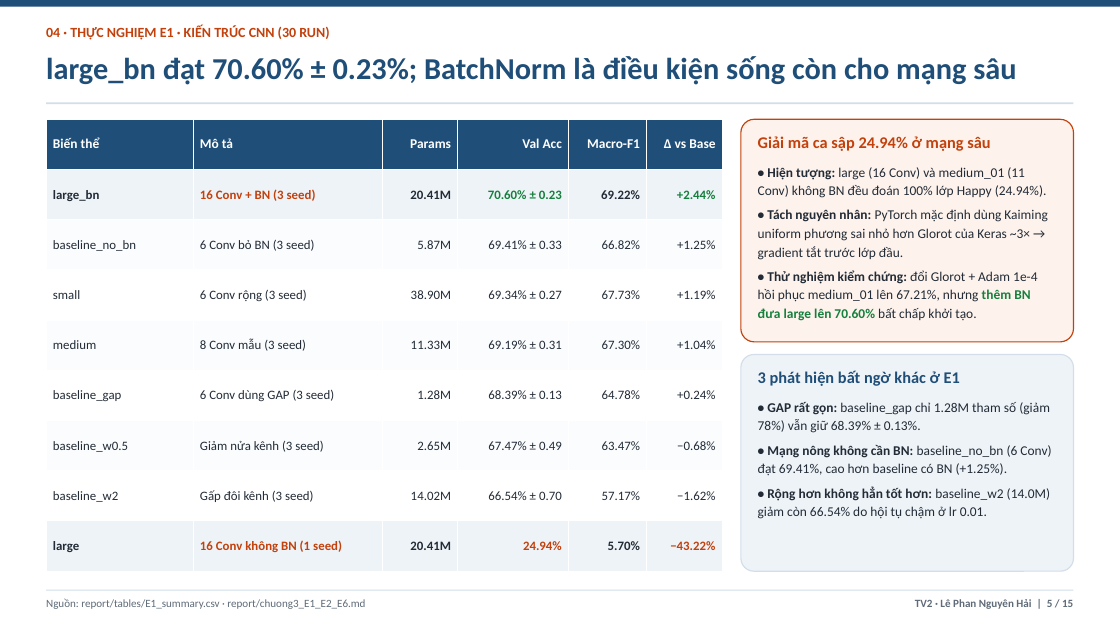
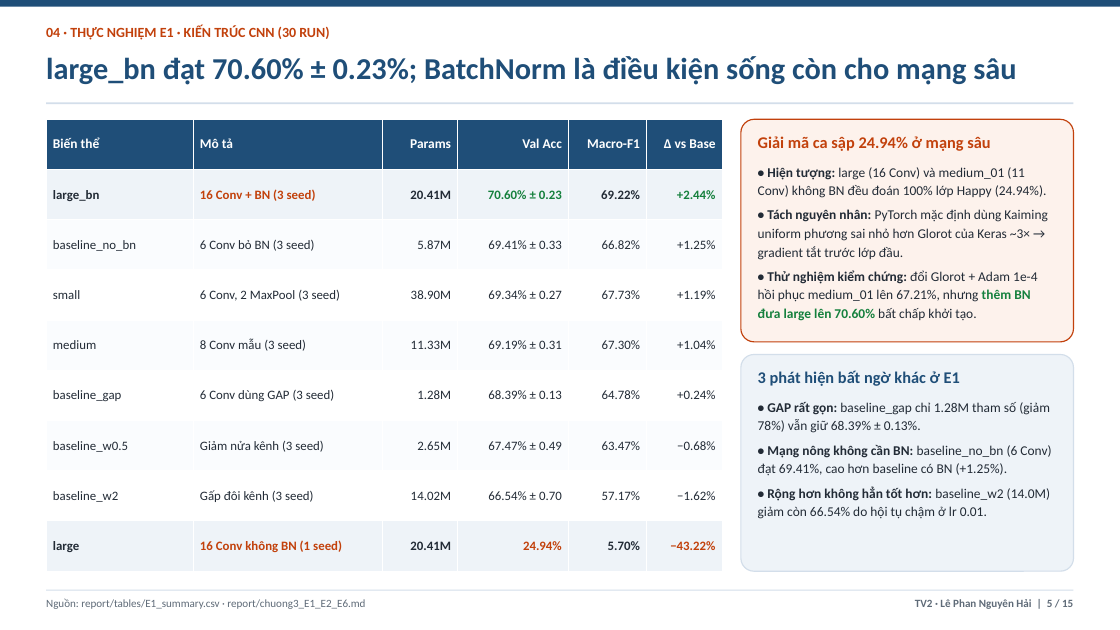
Before and after one commit to lpnHai2005/DeepLearning_Group, a slide deck: slide 5 of BTL02/report/Slide_BTL02.pptx. Drawn at 1120x630 pixels with LibreOffice and Linux fonts; fonts in the diff are those of the drawing. Boxes give left, top, right and bottom in pixels: in the first picture for what was removed or moved away, otherwise in the second. Text is boxed around its words. In the diff, an @@ line names an element or a change of style, - is before the commit and + after.

```diff
--- a/BTL02/report/Slide_BTL02.pptx
+++ b/BTL02/report/Slide_BTL02.pptx
@@ table at (46,119,723,571) @@
-row 4, column 2: 6 Conv rộng (3 seed)
+row 4, column 2: 6 Conv, 2 MaxPool (3 seed)
```
Also in this commit, not shown: 3 other slides changed, 2 other files.
